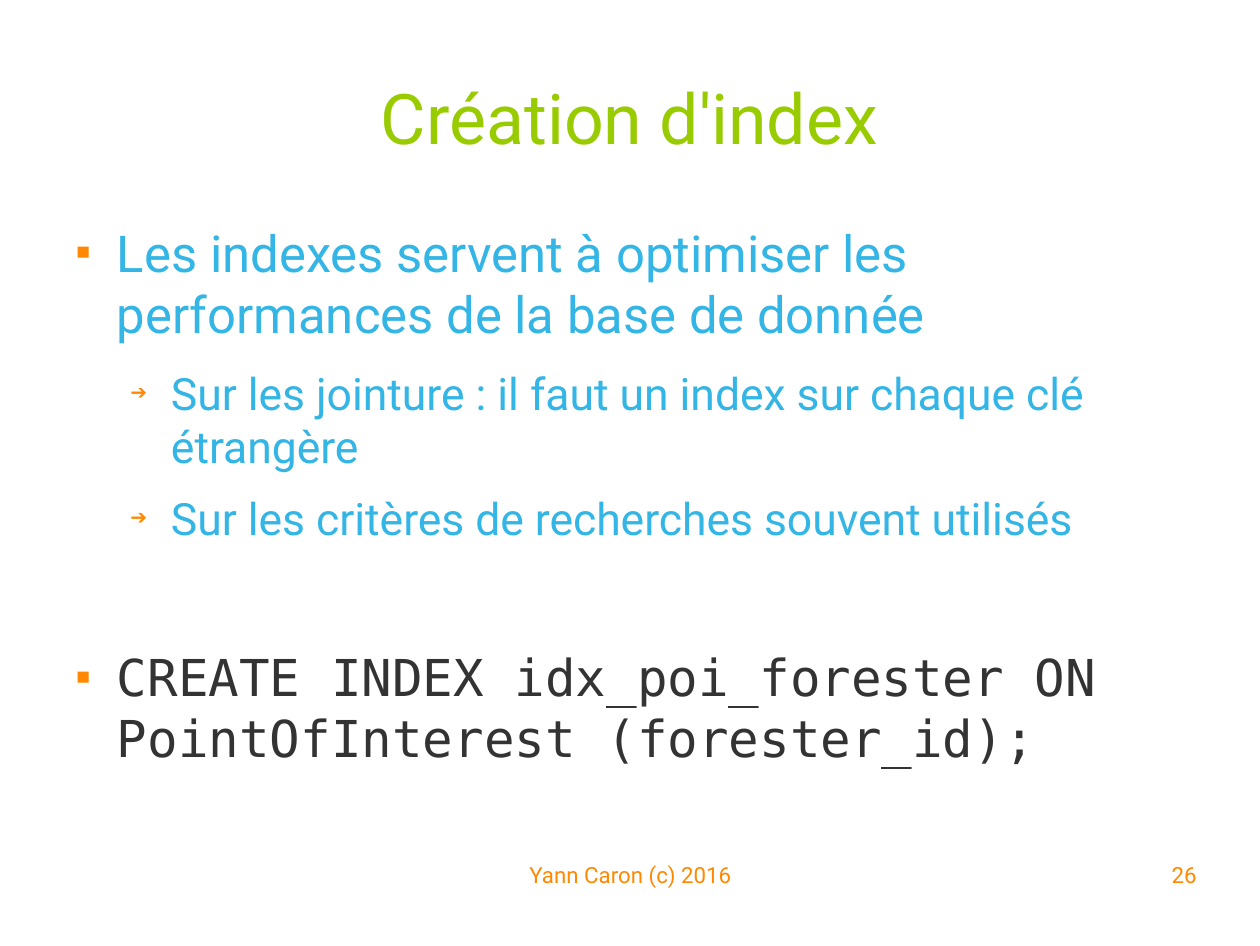
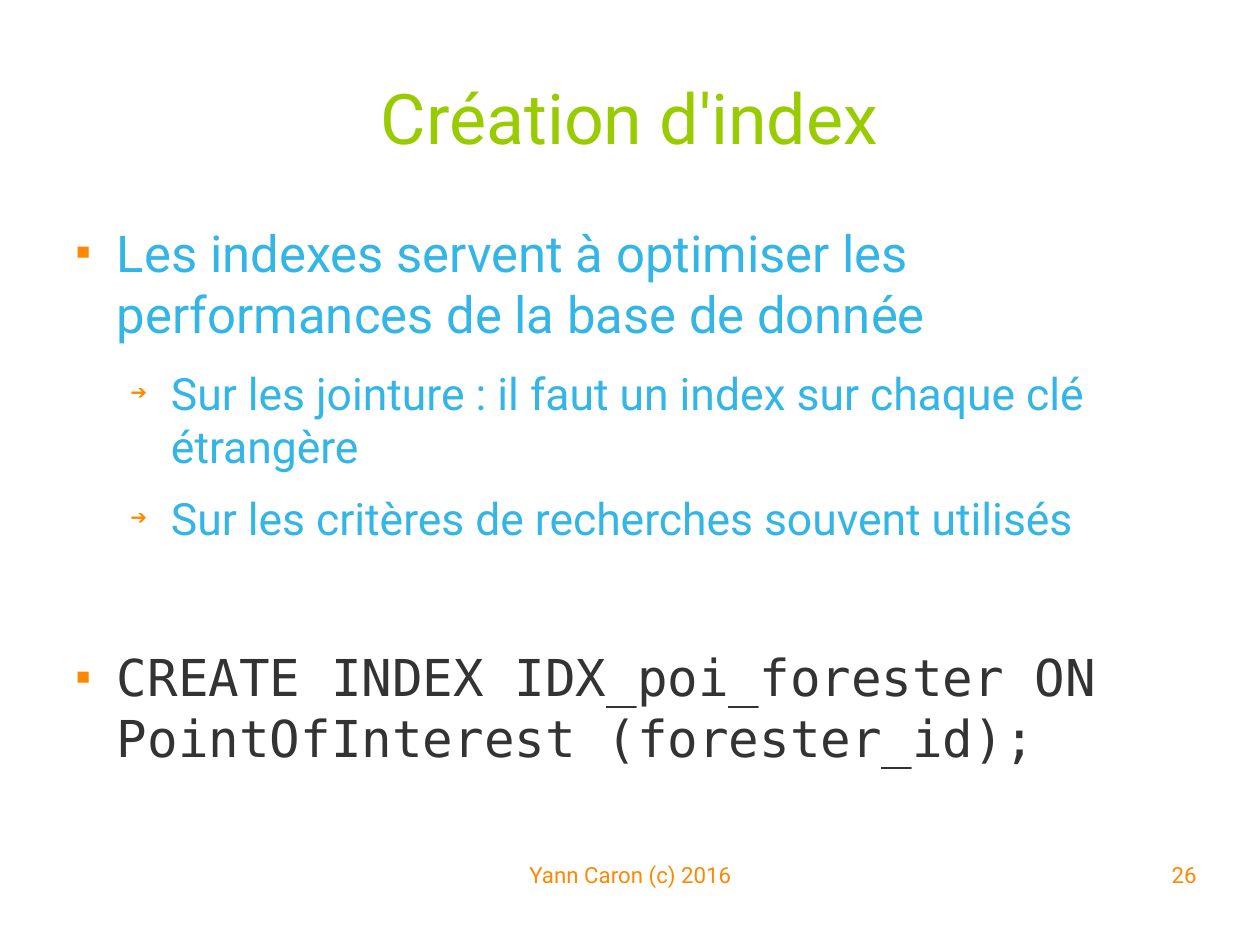
Before and after one commit to YannCaron/Android-ENSG, a slide deck: slide 26 of 10 - Spatialite.odp. Drawn at 1260x946 pixels with LibreOffice and Linux fonts; fonts in the diff are those of the drawing; background and template pictures are left out. Boxes give left, top, right and bottom in pixels: in the first picture for what was removed or moved away, otherwise in the second. Text is boxed around its words. In the diff, an @@ line names an element or a change of style, - is before the commit and + after.

```diff
--- a/10 - Spatialite.odp
+++ b/10 - Spatialite.odp
@@ text at bbox=[117, 657, 1096, 768]: text changed @@
-■ CREATE INDEX idx_poi_forester ON PointOfInterest (forester_id);
+■ CREATE INDEX IDX_poi_forester ON PointOfInterest (forester_id);
```
Also in this commit, not shown: 15 other slides changed, 7 slides added, 4 slides removed, 5 other files.
